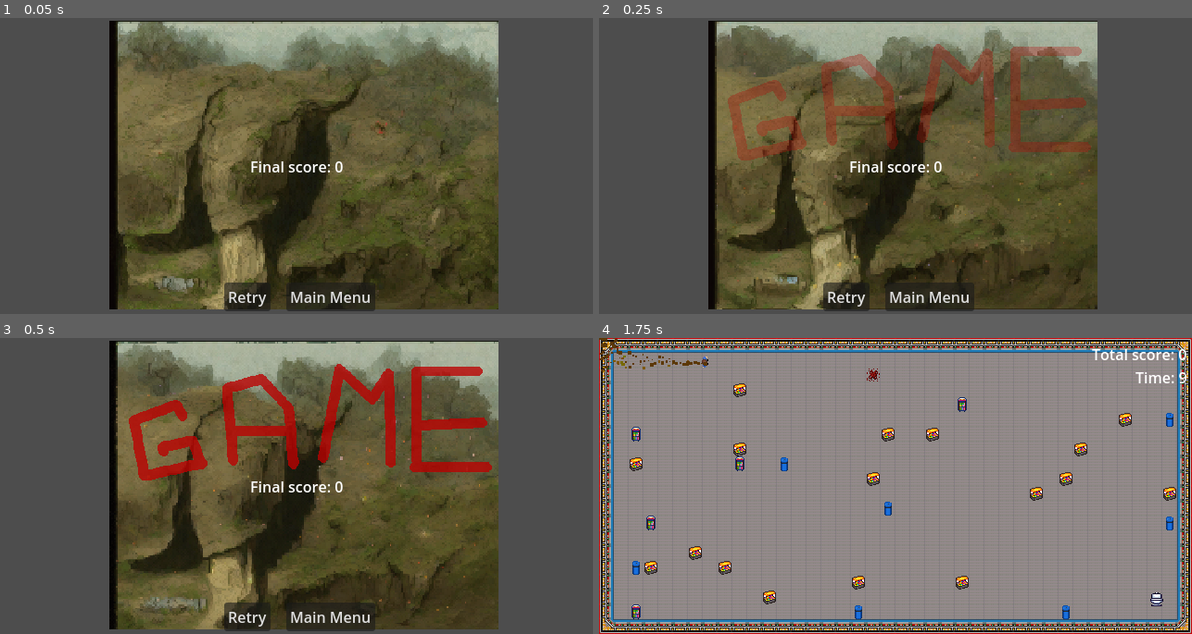
Above: before the commit, frames 1-4 (two rows, left to right).
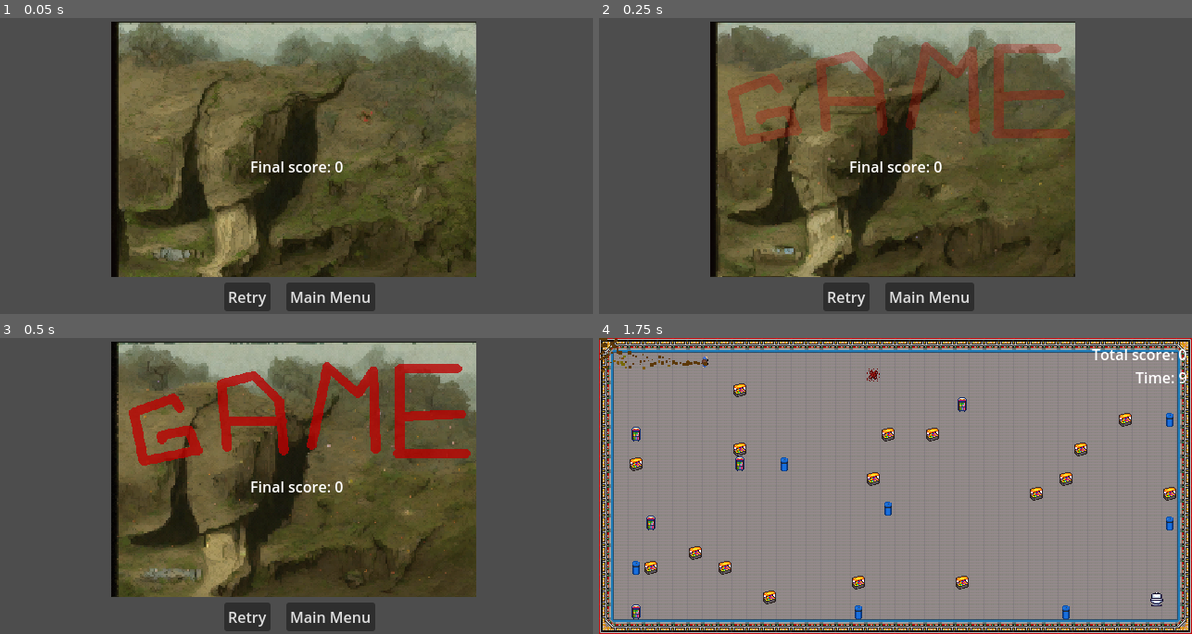
Above: after the commit, the same moments.

Repository: Huve/the_runs
Game: Godot game, scene res://LossScene.tscn
The game is run twice, just before and just after one commit, with the same random seed, the same clock (stepped at 60 frames per second) and the same inputs. This scene is started directly instead of the project's main scene.
Inputs:
- Up to frame 1 (0.05 s): no input
- Up to frame 2 (0.25 s): no input
- Up to frame 3 (0.5 s): no input
- Up to frame 4 (1.75 s): click "Retry" at 0.5 s; hold Right (ui_right) from 1.28 s (still down)

The runs differ from the first frame. In frame 1, 25% of the frame differs, in the area x 18-85%, y 0-99%; in frame 2, 29%; in frame 3, 29%; in frame 4, nothing differs.

Commit message:
resize loss screen

Diff:
--- a/BasicTileMap.gd
+++ b/BasicTileMap.gd
@@ -69,7 +69,6 @@
 	var player_node = get_node("/root/Game/PlayerCharacterBody2D")
 	var goal_node = get_node("/root/Game/ToiletArea2D")
 	var level_difficulty = min(GameInfo.level_count*.05, .5)
-	print(level_difficulty)
 
 	for x in range(level_width * level_height):  # Adjust density as needed
 		var obstacle_chance = randf()
--- a/Goal2D.gd
+++ b/Goal2D.gd
@@ -1,7 +1,5 @@
 extends Area2D
-
 
 
 func _ready():
 	pass
-	#randomize_goal_location(40, 20)
--- a/LossScene.tscn
+++ b/LossScene.tscn
@@ -104,8 +104,8 @@
 }
 
 [node name="Sprite2D" type="Sprite2D" parent="."]
-position = Vector2(328, 159)
-scale = Vector2(0.842318, 0.842318)
+position = Vector2(317, 142)
+scale = Vector2(0.792645, 0.744609)
 texture = ExtResource("3_mb0g8")
 hframes = 15
 
--- a/PlayerCharacterBody2D.gd
+++ b/PlayerCharacterBody2D.gd
@@ -41,7 +41,6 @@
 	#	print("I collided with ", _collision.get_collider().name)
 
 func _on_toilet_area_2d_body_entered(_body):
-	print(str(GameInfo.total_score) + " " + str(GameInfo.current_level_score) + " 5")
 	GameInfo.total_score = GameInfo.total_score + GameInfo.current_level_score + 5
 	GameInfo.level_count += 1
 	GameInfo.global_level_time += 5
